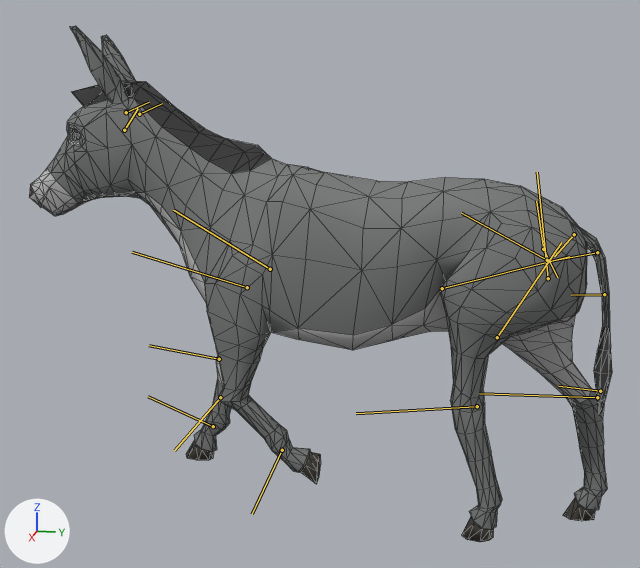
What one commit did to the glTF model priv/models/donkey.mid.glb.
The view is the same before and after, from a 50 mm camera at (2.61, 0.56, 1.41) aimed at (0.02, 0.04, 0.77). Lighting does not change. The marker at lower left points along +X, +Y and +Z. The older version comes first. Both versions are drawn at frame 2 of the action 'walk'; the numbers are the values there. The bones that change, and the others that lie on the model, are drawn over the model as lines. Mesh edges are drawn as thin lines.

Objects in the first picture: 'donkey_mesh'.
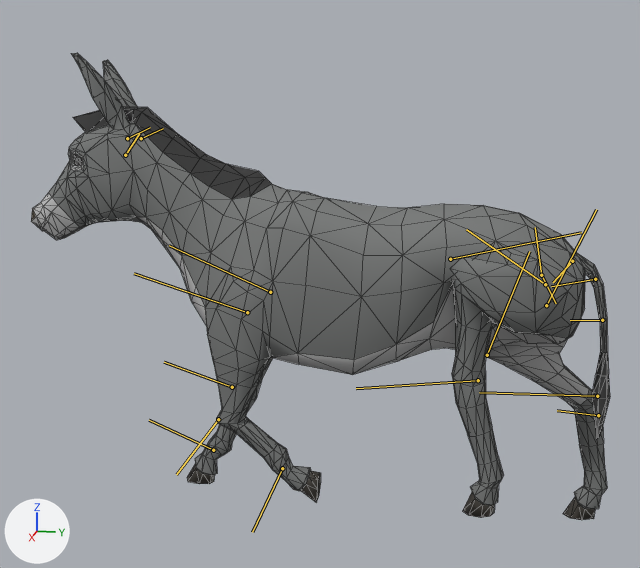
Location of each change, (x1, y1, x2, y2) in pixels of the pictures (640 x 568 px):
'donkey_mesh', posed (9% shorter)
    before: (29, 26, 612, 542)
    after: (31, 53, 610, 520)
bone 'pelvis', root to tip
    before: (543, 249) to (536, 201)
    after: (541, 275) to (535, 227)
bone 'front_upper_l', root to tip
    before: (247, 287) to (132, 252)
    after: (247, 312) to (134, 273)
bone 'front_lower_l', root to tip
    before: (220, 397) to (174, 450)
    after: (218, 419) to (176, 474)
bone 'front_foot_l', root to tip
    before: (282, 450) to (252, 514)
    after: (282, 468) to (252, 532)
bone 'front_upper_r', root to tip
    before: (270, 269) to (173, 210)
    after: (270, 292) to (169, 245)
bone 'front_lower_r', root to tip
    before: (219, 359) to (149, 345)
    after: (232, 387) to (164, 362)
bone 'front_foot_r', root to tip
    before: (213, 426) to (148, 396)
    after: (213, 450) to (149, 420)
bone 'hind_upper_l', root to tip
    before: (548, 278) to (537, 172)
    after: (546, 305) to (596, 209)
bone 'hind_lower_l', root to tip
    before: (442, 288) to (569, 256)
    after: (450, 259) to (581, 232)
bone 'hind_foot_l', root to tip
    before: (477, 406) to (356, 413)
    after: (478, 380) to (356, 388)
bone 'hind_upper_r', root to tip
    before: (547, 260) to (461, 213)
    after: (545, 284) to (466, 229)
bone 'hind_lower_r', root to tip
    before: (497, 337) to (561, 242)
    after: (487, 355) to (529, 251)
bone 'hind_foot_r', root to tip
    before: (597, 397) to (479, 393)
    after: (597, 396) to (479, 392)

The edits, one by one:
Bone 'pelvis' (bone_pelvis) moves from (0.028, -0.05, 0.001) to (0.028, -0.121, 0.03).
Bone 'front_upper_l' (bone_front_upper_l) turns from (-6, -1, -1) to (-8, -1, -1) degrees about its own x, y and z.
Bone 'front_lower_l' (bone_front_lower_l) turns from (52, 0, 0) to (57, 0, 0) degrees about its own x, y and z.
Bone 'front_foot_l' (bone_front_foot_l) turns from (46, 1, 0) to (43, 1, 0) degrees about its own x, y and z.
Bone 'front_upper_r' (bone_front_upper_r) turns from (-21, -1, -1) to (-14, -1, -1) degrees about its own x, y and z.
Bone 'front_lower_r' (bone_front_lower_r) turns from (10, 0, 0) to (-8, 0, 0) degrees about its own x, y and z.
Bone 'front_foot_r' (bone_front_foot_r) turns from (16, 1, 1) to (26, 1, 1) degrees about its own x, y and z.
Bone 'hind_upper_l' (bone_hind_upper_l) turns from (-39, 2, 5) to (-72, 3, 4) degrees about its own x, y and z.
Bone 'hind_lower_l' (bone_hind_lower_l) turns from (-19, 4, 1) to (-48, 4, 1) degrees about its own x, y and z.
Bone 'hind_foot_l' (bone_hind_foot_l) turns from (41, -1, -2) to (45, -2, -3) degrees about its own x, y and z.
Bone 'hind_upper_r' (bone_hind_upper_r) turns from (14, -2, -4) to (8, -3, -5) degrees about its own x, y and z.
Bone 'hind_lower_r' (bone_hind_lower_r) turns from (-8, -2, -1) to (-26, -2, -1) degrees about its own x, y and z.
Bone 'hind_foot_r' (bone_hind_foot_r) turns from (-8, 2, -1) to (-19, 2, -1) degrees about its own x, y and z.
